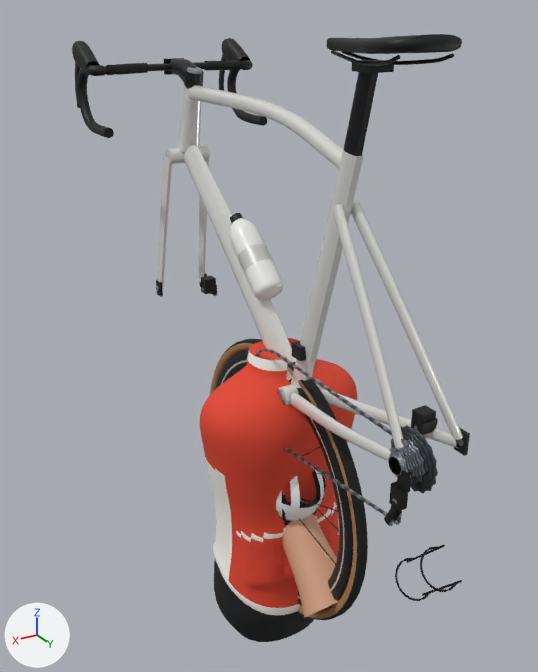
A saved change to the glTF model public/models/rider.glb.
Both versions are drawn from a camera (50 mm lens) standing at (0.793, 1.285, 1.016) and looking at (-0.009, -0.052, 0.348). Lighting does not change. The marker at lower left points along +X, +Y and +Z. The first picture is the older version. Vertices at exactly the same position are counted once.

The first picture shows 'bike', 'head', 'torso', 'wheel'.
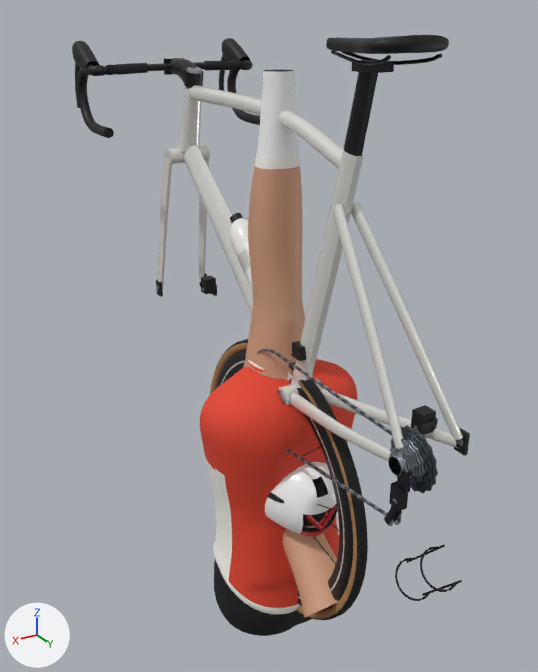
Changed parts and their boxes [x1, y1, x2, y2] in the pictures (538 x 672 px; the box of a moved part takes in the faces that stretch with it):
'bike', reshaped
    before: [72, 34, 470, 601]
    after: [72, 35, 470, 601]
'torso', reshaped (9% shorter)
    before: [200, 338, 357, 642]
    after: [200, 359, 357, 636]
'leg', added
    after: [244, 69, 305, 380]
    faces in mat_skin (brown #c99a7c): [244, 166, 305, 380]
    faces in mat_sock (white #f2f2f2): [256, 71, 299, 159]
    faces in mat_accent (white #f4f1ea): [255, 156, 300, 169]
'head', reshaped
    before: [276, 469, 339, 618]
    after: [265, 462, 339, 618]
part 1 of me_bike_008, moved or reshaped
    before: [327, 34, 462, 66]
    after: [326, 35, 449, 66]
part 2 of me_head_005, moved or reshaped
    before: [276, 469, 326, 521]
    after: [265, 462, 337, 536]
part 3 of me_torso_005, moved or reshaped
    before: [230, 497, 339, 642]
    after: [230, 516, 339, 636]
part 4 of me_torso_005, recoloured
    before: [236, 502, 337, 542]
    after: [236, 510, 328, 541]

Diff of the bpy script that builds the scene:
```diff
--- a/public/models/rider.glb.py
+++ b/public/models/rider.glb.py
@@ mat_helmet_trim @@
+mat_helmet_trim = principled_material('helmet_trim')
+mat_helmet_trim.base_color = (0.578, 0.0144, 0.0242)  # red #c8202b
+mat_helmet_trim.roughness = 0.3
@@ me_bike_008 @@
 # used by ob_bike; location = (0.0, 0.0, 0.0)
-me_bike_008.from_pydata(...)  # 10227 vertices, 19440 faces; spans x -0.22..0.22, y -0.634..0.58, z 0.017..0.992
+me_bike_008.from_pydata(...)  # 10227 vertices, 19440 faces; spans x -0.22..0.22, y -0.634..0.58, z 0.017..0.991
+# me_bike_008 part 1: 793 of 10227 vertices moved; they spanned x -0.067..0.067, y 0.175..0.436, z 0.944..0.992 and now span x -0.069..0.069, y 0.174..0.406, z 0.944..0.991; mean shift (0.0, -0.014, 0.0); largest move (0.0, 0.436, 0.98) -> (0.0, 0.406, 0.979)
 me_bike_008.materials.append(mat_bike_frame)
@@ me_torso_005 @@
 # used by ob_torso; location = (0.0, 0.0, 0.0)
-me_torso_005.from_pydata(...)  # 5080 vertices, 9880 faces; spans x -0.194..0.194, y -0.113..0.135, z -0.42..0.34
+me_torso_005.from_pydata(...)  # 5020 vertices, 9760 faces; spans x -0.194..0.194, y -0.113..0.135, z -0.42..0.34
+# me_torso_005 part 3: 728 vertices moved from x -0.153..0.153, y -0.077..0.125, z -0.41..-0.066 to x -0.152..0.152, y -0.076..0.124, z -0.41..-0.066; 121 vertices removed from x -0.121..0.121, y -0.064..0.087, z -0.42..-0.409; 61 vertices added at x -0.072..0.072, y -0.04..0.038, z -0.42..-0.409
+# me_torso_005 part 4: 46 faces spanning x -0.14..0.14, y 0.051..0.111, z -0.086..-0.06 switch from mat_accent (white #f4f1ea) to mat_jersey (red #e2462f)
+# other edits to the shape of me_torso_005 do not show in these pictures
 me_torso_005.materials.append(mat_shorts)
@@ me_head_005 @@
 # used by ob_head; location = (0.0, 0.0, 0.0)
-me_head_005.from_pydata(...)  # 6798 vertices, 13498 faces; spans x -0.094..0.094, y -0.121..0.273, z -0.249..0.134
+me_head_005.from_pydata(...)  # 8718 vertices, 16878 faces; spans x -0.102..0.102, y -0.117..0.273, z -0.249..0.118
+# me_head_005 part 2: 2 vertices moved within x -0.021..0.021, y 0.044, z 0.117; 2178 vertices removed from x -0.094..0.094, y -0.11..0.149, z -0.053..0.134; 4098 vertices added at x -0.102..0.102, y -0.102..0.194, z -0.045..0.118
+# other edits to the shape of me_head_005 do not show in these pictures
 me_head_005.materials.append(mat_skin)
@@ me_head_005 @@
 me_head_005.materials.append(mat_bike_alu)
+me_head_005.materials.append(mat_helmet_trim)  # red #c8202b
@@ me_leg_001 @@
+me_leg_001.from_pydata(...)  # 2946 vertices, 5888 faces; spans x -0.09..0.09, y -0.088..0.085, z 0.0..0.92
+# faces by material slot: [1728, 128, 2880, 1024, 128]
+me_leg_001.materials.append(mat_shorts)  # black #111215
+me_leg_001.materials.append(mat_shorts_grip)  # dark grey #3a3b40
+me_leg_001.materials.append(mat_skin)  # brown #c99a7c
+me_leg_001.materials.append(mat_sock)  # white #f2f2f2
+me_leg_001.materials.append(mat_accent)  # white #f4f1ea
@@ ob_leg @@
+ob_leg = bpy.data.objects.new('leg', me_leg_001)
+ob_leg.location = (0.0, 0.0, 0.0)
```
